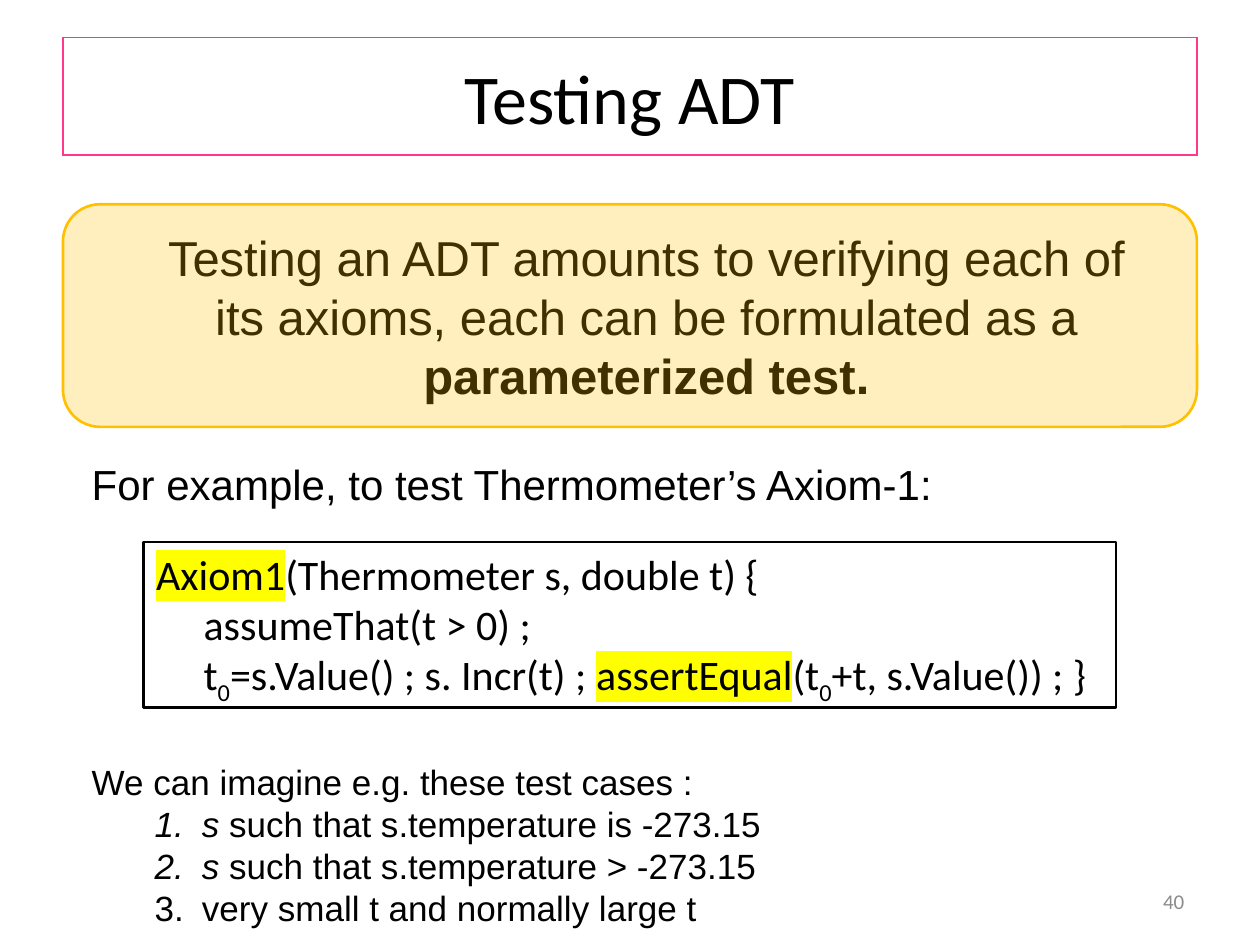
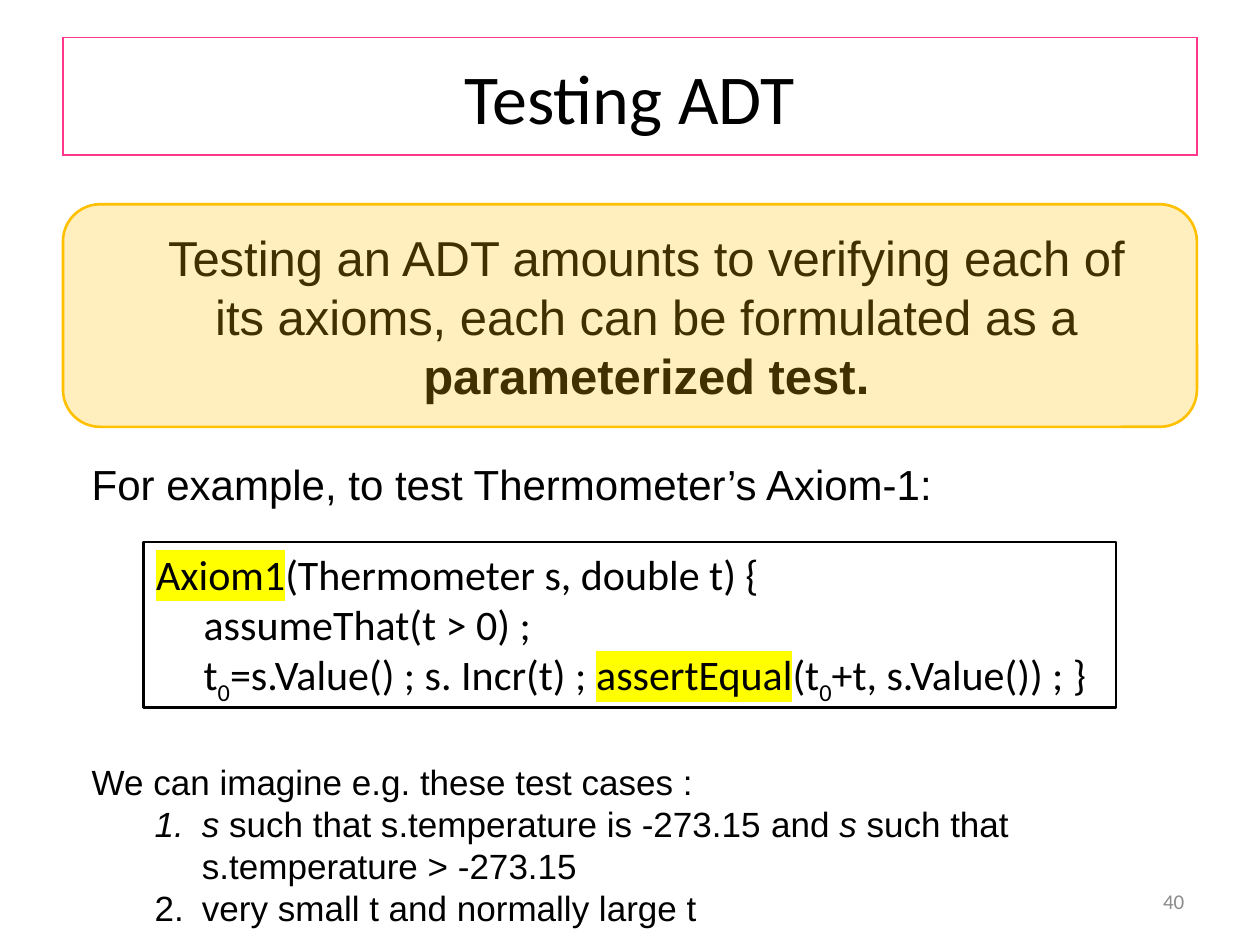
Before and after one commit to wooshrow/b3stv, a slide deck: slide 40 of slides/ut.pptx. Drawn at 1260x945 pixels with LibreOffice and Linux fonts; fonts in the diff are those of the drawing. Boxes give left, top, right and bottom in pixels: in the first picture for what was removed or moved away, otherwise in the second. Text is boxed around its words. In the diff, an @@ line names an element or a change of style, - is before the commit and + after.

```diff
--- a/slides/ut.pptx
+++ b/slides/ut.pptx
@@ text at (202,811,1008,886): text changed @@
-  1. s such that s.temperature is -273.15
-  2. s such that s.temperature > -273.15
+  1. s such that s.temperature is -273.15 and s such that s.temperature > -273.15
```
Also in this commit, not shown: 2 other slides changed, 4 other files.
